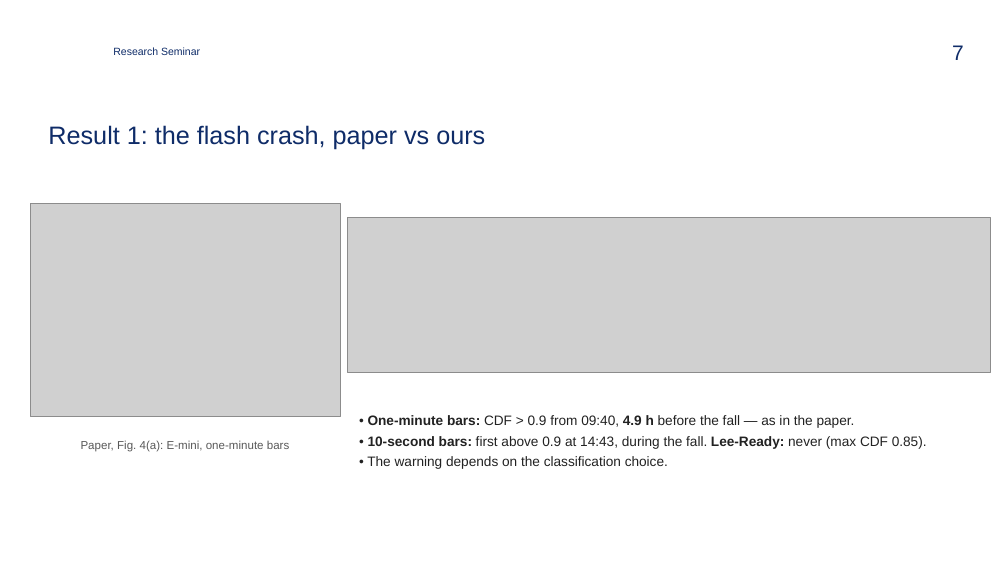
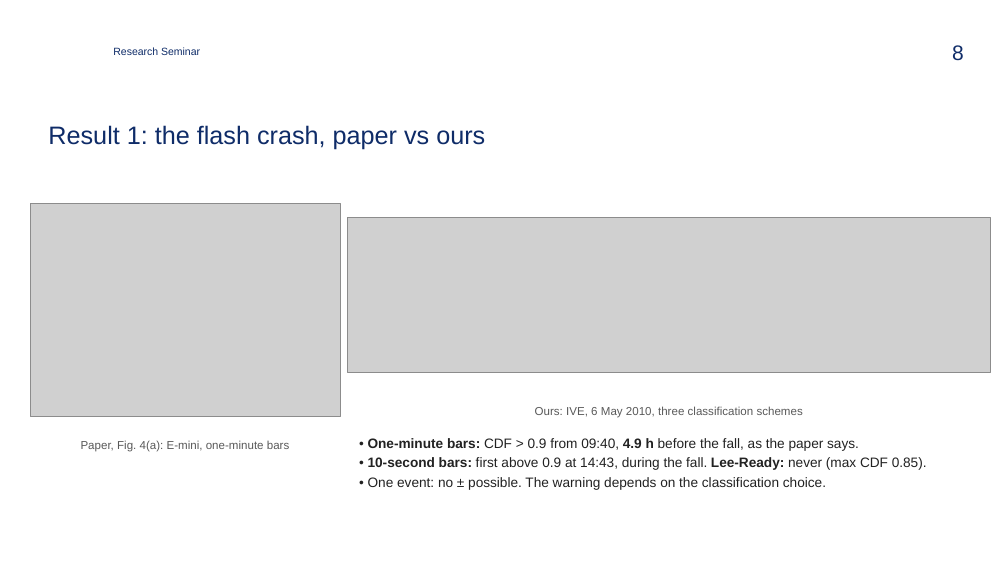
Before and after one commit to zavaz5/flow-toxicity-vpin, a slide deck: slide 8 of docs/presentation.pptx (slide 7 before the commit). Drawn at 1008x567 pixels with LibreOffice and Linux fonts; fonts in the diff are those of the drawing; grey boxes stand for pictures; background and template pictures are left out. Boxes give left, top, right and bottom in pixels: in the first picture for what was removed or moved away, otherwise in the second. Text is boxed around its words. In the diff, an @@ line names an element or a change of style, - is before the commit and + after.

```diff
--- a/docs/presentation.pptx
+++ b/docs/presentation.pptx
@@ page number at [952,45,964,61]: text changed @@
-7
+8
@@ text added at [535,406,803,418], 11 pt, text #595959 @@
+Ours: IVE, 6 May 2010, three classification schemes
@@ text "• One-minute bars: CDF > ...": place and size @@
-text "• One-minute bars: CDF > ..." at [367,415,927,469]
+text "• One-minute bars: CDF > ..." at [368,438,927,490]
@@ text at [368,438,859,451]: text changed @@
-• One-minute bars: CDF > 0.9 from 09:40, 4.9 h before the fall — as in the paper.
+• One-minute bars: CDF > 0.9 from 09:40, 4.9 h before the fall, as the paper says.
@@ text at [368,477,826,490]: text changed @@
-• The warning depends on the classification choice.
+• One event: no ± possible. The warning depends on the classification choice.
@@ text at [368,457,927,470]: less space between paragraphs @@
```
Also in this commit, not shown: 11 other slides changed, 1 slide added, 26 other files.
